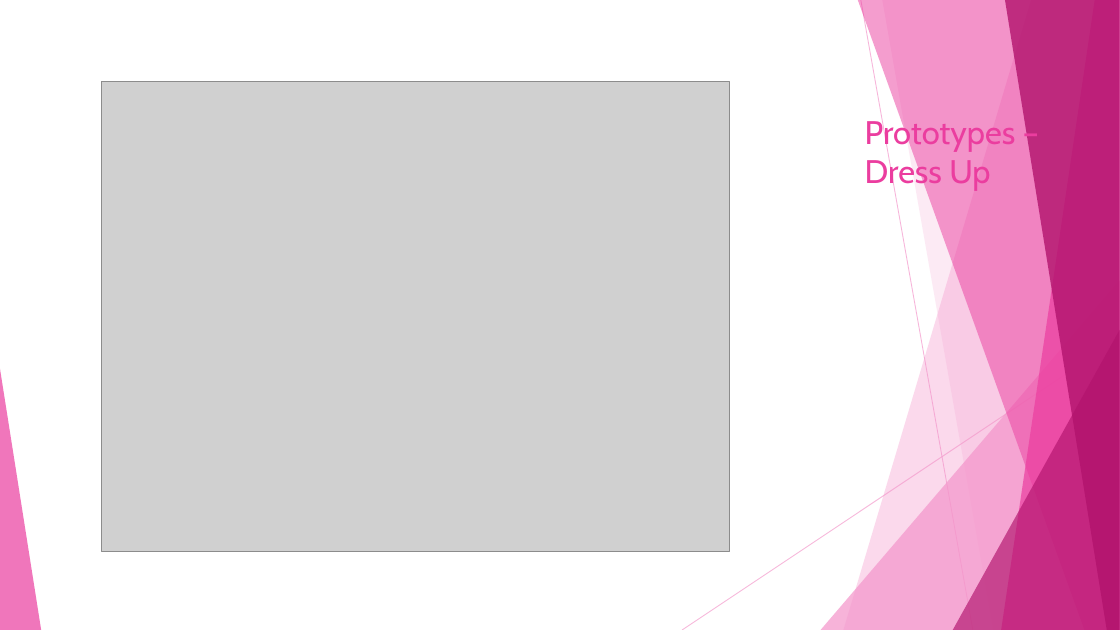
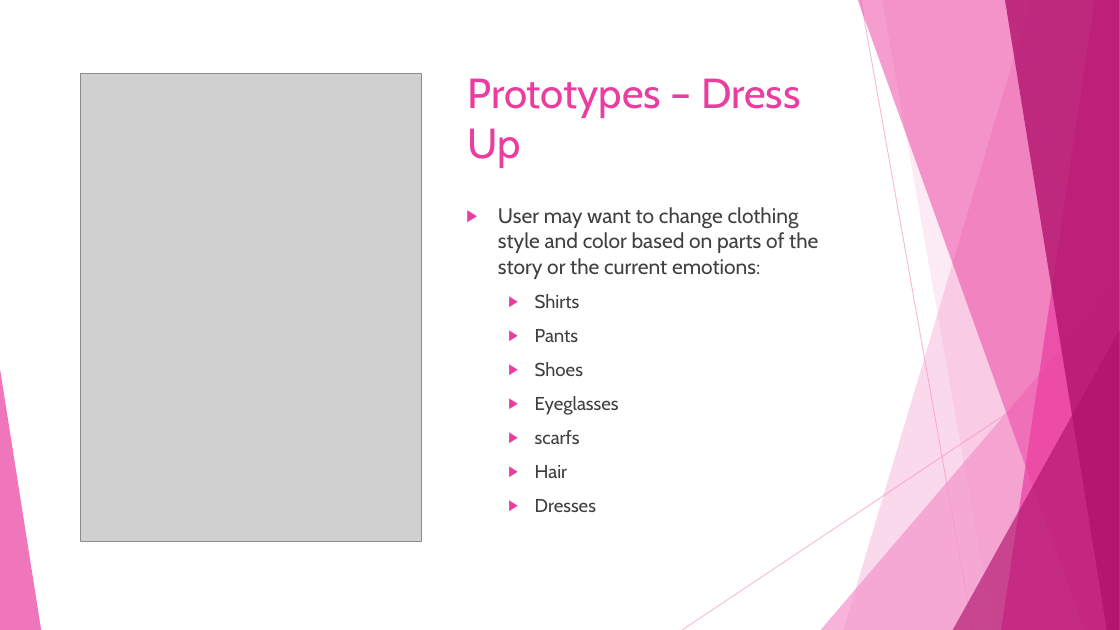
Before and after one commit to alexandraburress/488GroupProject, a slide deck: slide 7 of SchoolReport/Mobile Wizard Dress-Up Game.pptx. Drawn at 1120x630 pixels with LibreOffice and Linux fonts; fonts in the diff are those of the drawing; grey boxes stand for pictures. Boxes give left, top, right and bottom in pixels: in the first picture for what was removed or moved away, otherwise in the second. Text is boxed around its words. In the diff, an @@ line names an element or a change of style, - is before the commit and + after.

Commit message:
Dressup
Here is the prototype of wardrobe
abd filled power points.

```diff
--- a/SchoolReport/Mobile Wizard Dress-Up Game.pptx
+++ b/SchoolReport/Mobile Wizard Dress-Up Game.pptx
@@ title "Prototypes – Dress Up": place and size @@
-title "Prototypes – Dress Up" at (865,117,1016,191)
+title "Prototypes – Dress Up" at (467,78,800,168)
@@ title "Prototypes – Dress Up" at (467,78,800,168): size 28 to 36 pt; vertical alignment bottom to middle @@
@@ picture added at (81,74,422,541) @@
@@ picture removed at (102,82,729,552) @@
@@ text added at (498,207,818,512), 18 pt, text #404040 @@
+▶ User may want to change clothing style and color based on parts of the story or the current emotions:
+  ▶ Shirts
+  ▶ Pants
+  ▶ Shoes
+  ▶ Eyeglasses
+  ▶ scarfs
+  ▶ Hair
+  ▶ Dresses
```
Also in this commit, not shown: 4 other slides changed, 1 other file.
